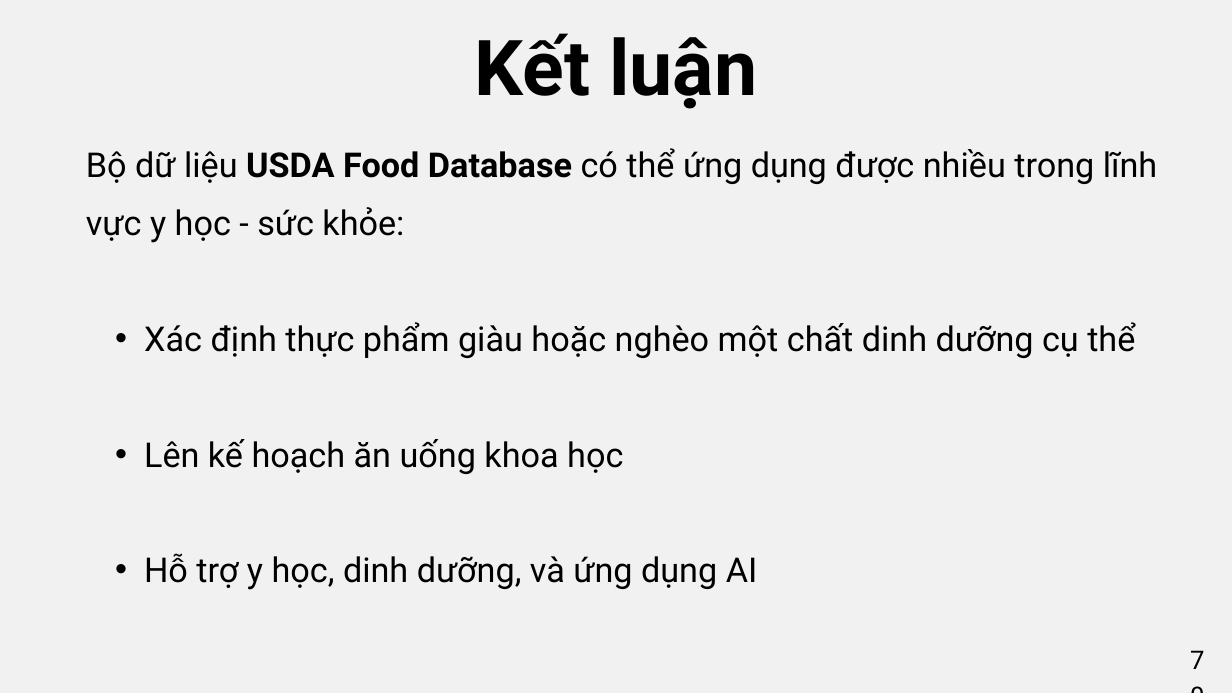
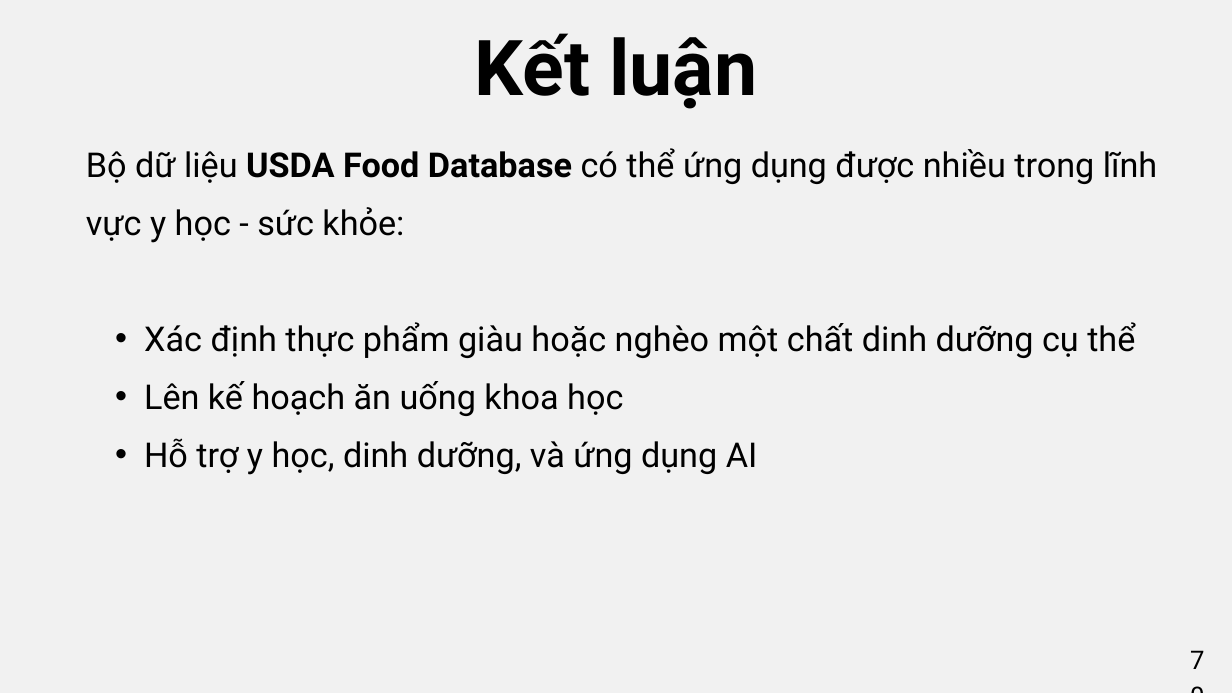
Before and after one commit to nvhao100604/PTDL_2025, a slide deck: slide 70 of BaiTapLon2/Lab02 - Phân tích Chương 13.pptx. Drawn at 1232x693 pixels with LibreOffice and Linux fonts; fonts in the diff are those of the drawing. Boxes give left, top, right and bottom in pixels: in the first picture for what was removed or moved away, otherwise in the second. Text is boxed around its words. In the diff, an @@ line names an element or a change of style, - is before the commit and + after.

Commit message:
not thing

```diff
--- a/BaiTapLon2/Lab02 - Phân tích Chương 13.pptx
+++ b/BaiTapLon2/Lab02 - Phân tích Chương 13.pptx
@@ text "Bộ dữ liệu USDA Food ..." rewrapped from (86,148,1157,590) to (86,148,1157,475) @@
```
